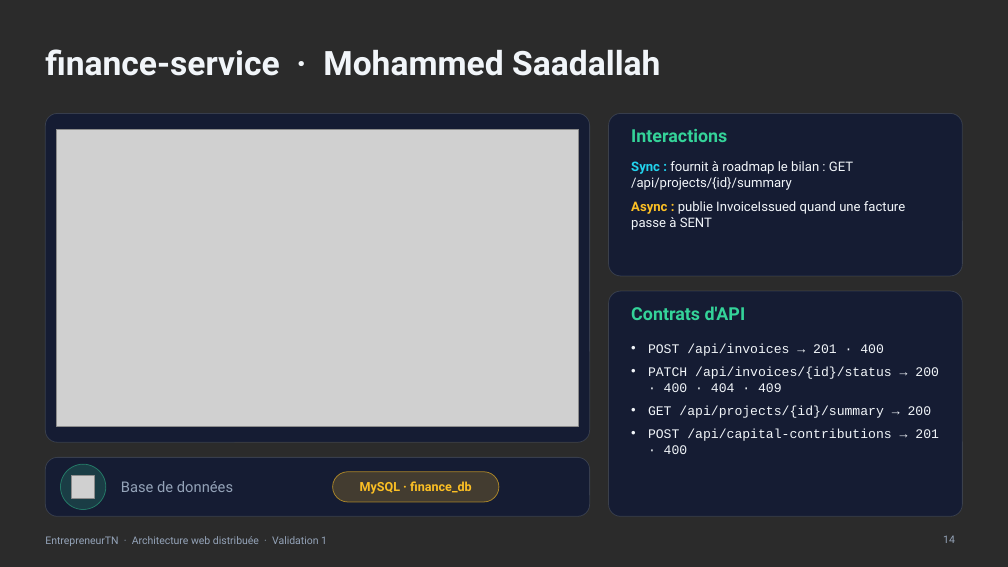
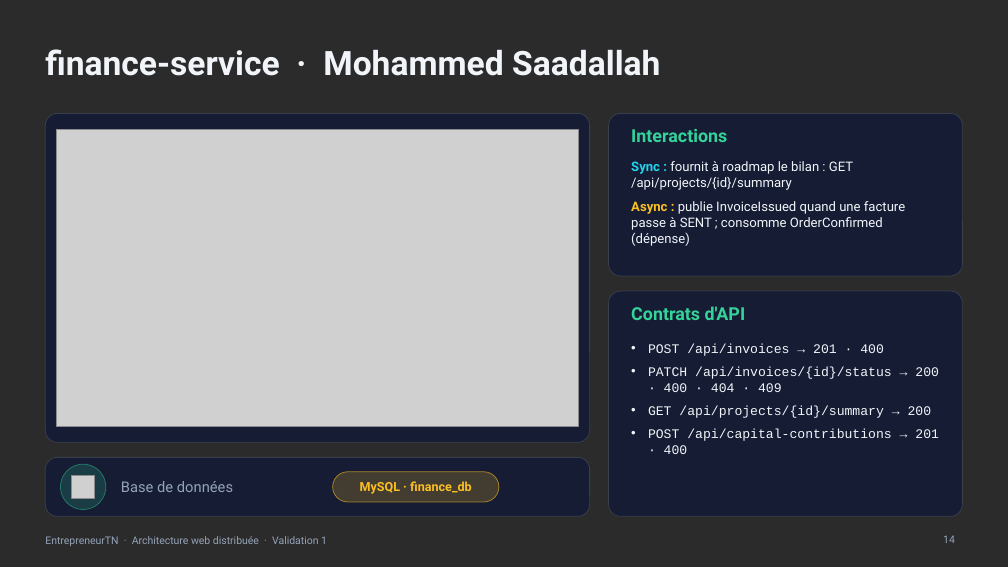
Before and after one commit to BadisBeji/EntrepreneurTN-4SSA10, a slide deck: slide 14 of Documentation/Presentation/Presentation_EntrepreneurTN.pptx. Drawn at 1008x567 pixels with LibreOffice and Linux fonts; fonts in the diff are those of the drawing; grey boxes stand for pictures; background and template pictures are left out; a plain dark background stands for a picture behind light text. Boxes give left, top, right and bottom in pixels: in the first picture for what was removed or moved away, otherwise in the second. Text is boxed around its words. In the diff, an @@ line names an element or a change of style, - is before the commit and + after.

```diff
--- a/Documentation/Presentation/Presentation_EntrepreneurTN.pptx
+++ b/Documentation/Presentation/Presentation_EntrepreneurTN.pptx
@@ text at bbox=[631, 201, 905, 246]: text changed @@
-Async : publie InvoiceIssued quand une facture passe à SENT
+Async : publie InvoiceIssued quand une facture passe à SENT ; consomme OrderConfirmed (dépense)
```
Also in this commit, not shown: 9 other slides changed, 2 slides added, 17 other files.
